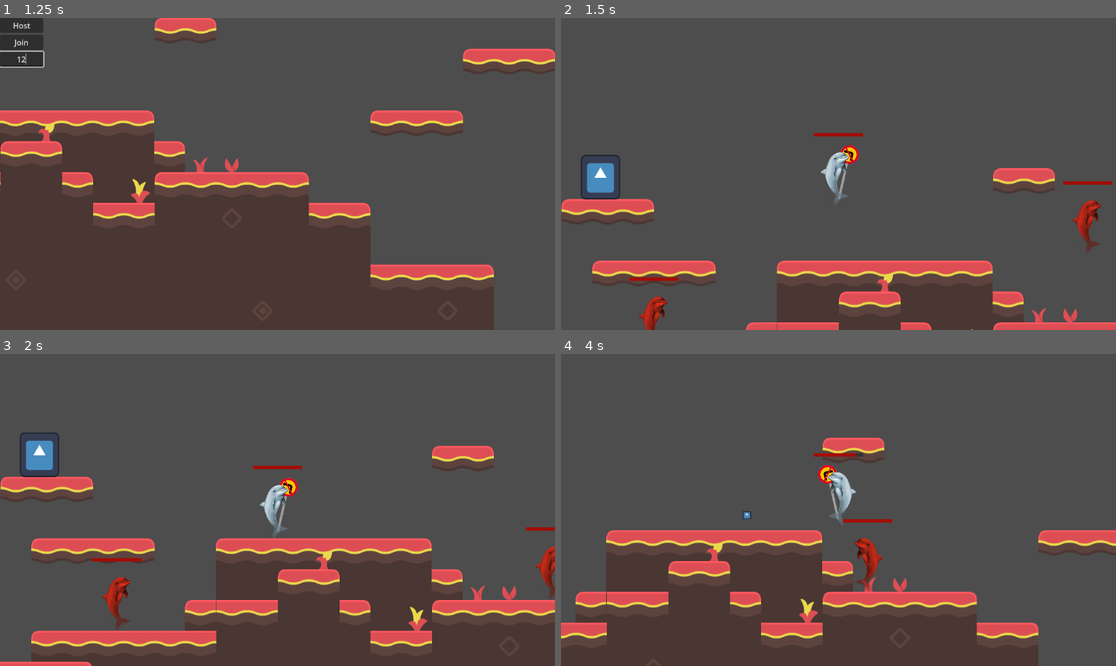
Above: before the commit, frames 1-4 (two rows, left to right).
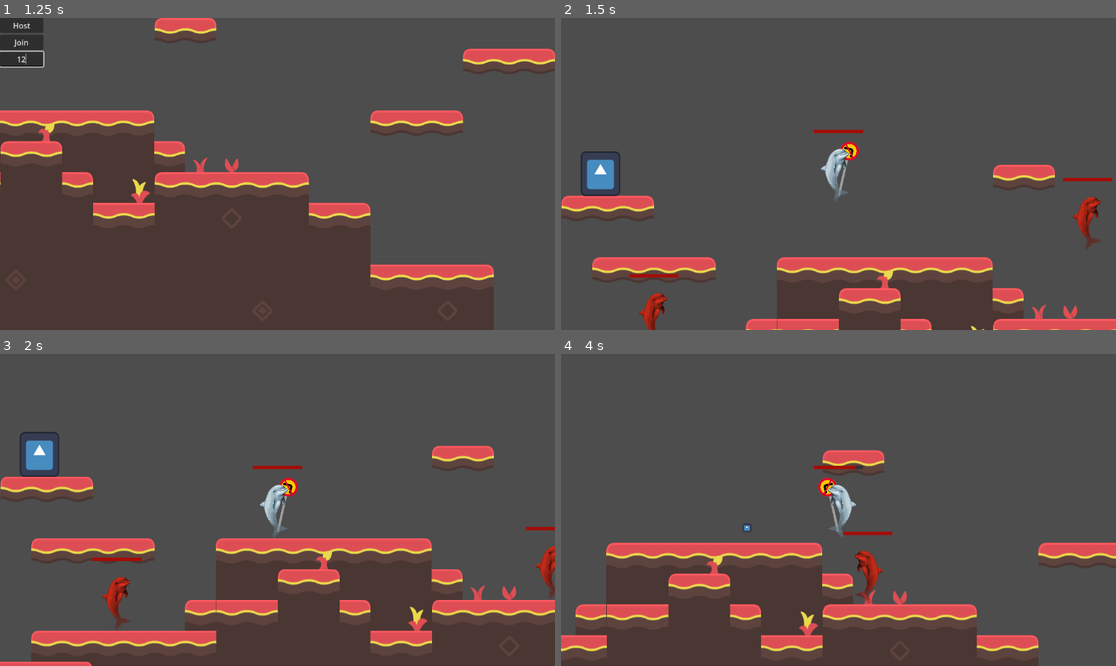
Above: after the commit, the same moments.

Repository: A-vd-E/Eget-spel
Game: Godot game, scene res://scenes/main.tscn
Two runs of this game, one before a commit and one after it. Both use one fixed random seed, a clock stepped at 60 frames per second and the inputs below. The engine's default icon, where the game draws it, is replaced by a stand-in: a white triangle on a blue panel in a dark square.
Inputs (mouse positions are in pixels of both pictures, inside the frame that each line leads up to):
- Up to frame 1 (1.25 s): click (22, 58) at 0.52 s; type "12" at 0.6 s
- Up to frame 2 (1.5 s): click "Host" at 1.25 s
- Up to frame 3 (2 s): no input
- Up to frame 4 (4 s): hold D (right) 2.03-3.53 s; tap C (dash) at 2.1 s; tap Space (jump) at 2.27, 3.02 s; tap X (melee_attack) at 2.85 s; hold A (left) from 3.53 s (still down); tap F (ranged_attack) at 3.6 s

Frame 1 is identical in both runs. In frame 2, 6.9% of the frame differs, in the area x 0-100%, y 35-100%; in frame 3, 0.2%; in frame 4, 16%, in the area x 0-100%, y 26-96%.

Commit message:
Fix #45. Different jump speeds were actually caused by the camera follow, nothing wrong with the code itself. Still disable camera smoothing, since it was supposed to be off

Diff:
--- a/scenes/player.tscn
+++ b/scenes/player.tscn
@@ -115,7 +115,6 @@
 wait_time = 0.5
 
 [node name="Camera2D" type="Camera2D" parent="." unique_id=452903423]
-position_smoothing_enabled = true
 position_smoothing_speed = 9.0
 
 [node name="HealthComponent" type="Node2D" parent="." unique_id=1504426426]
